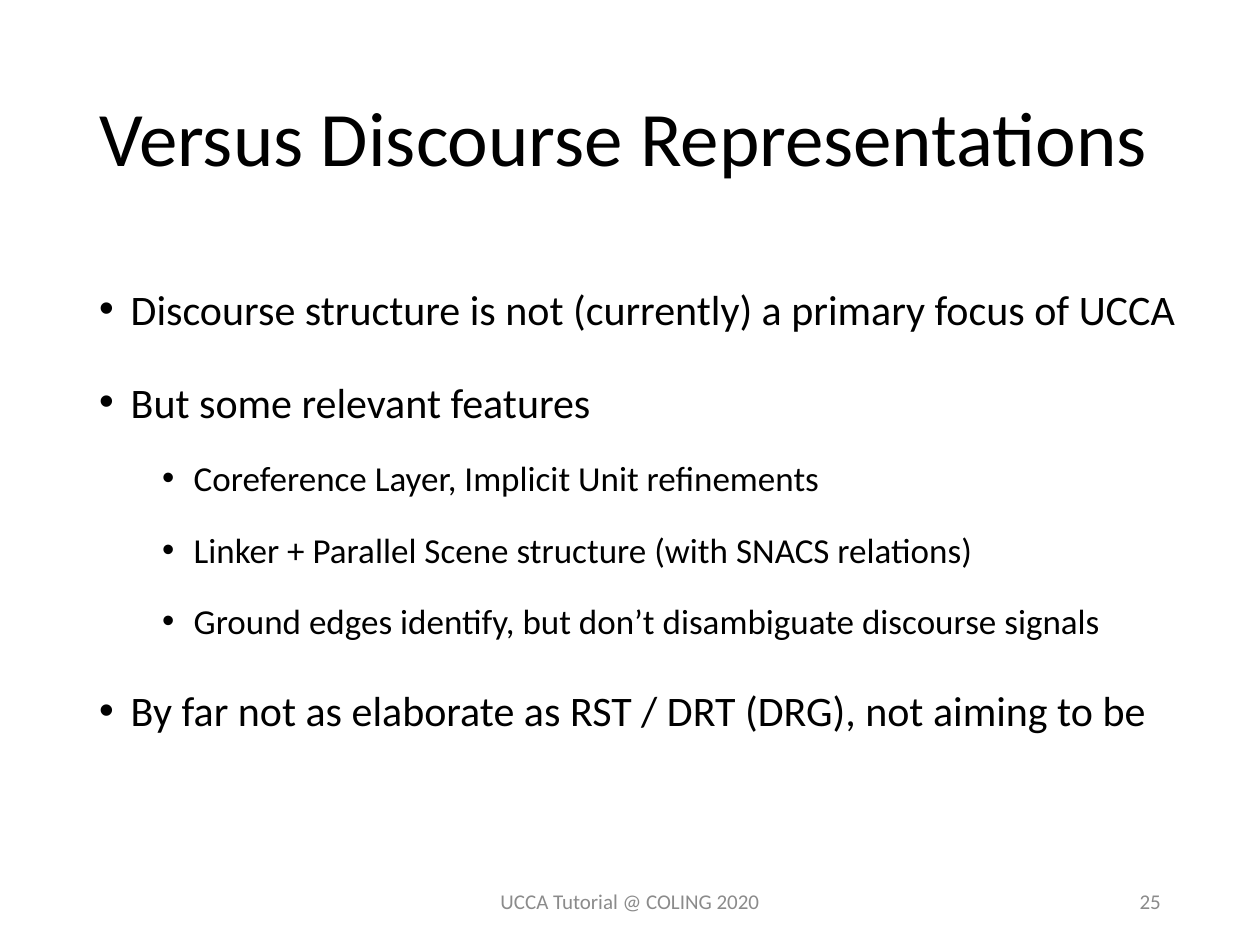
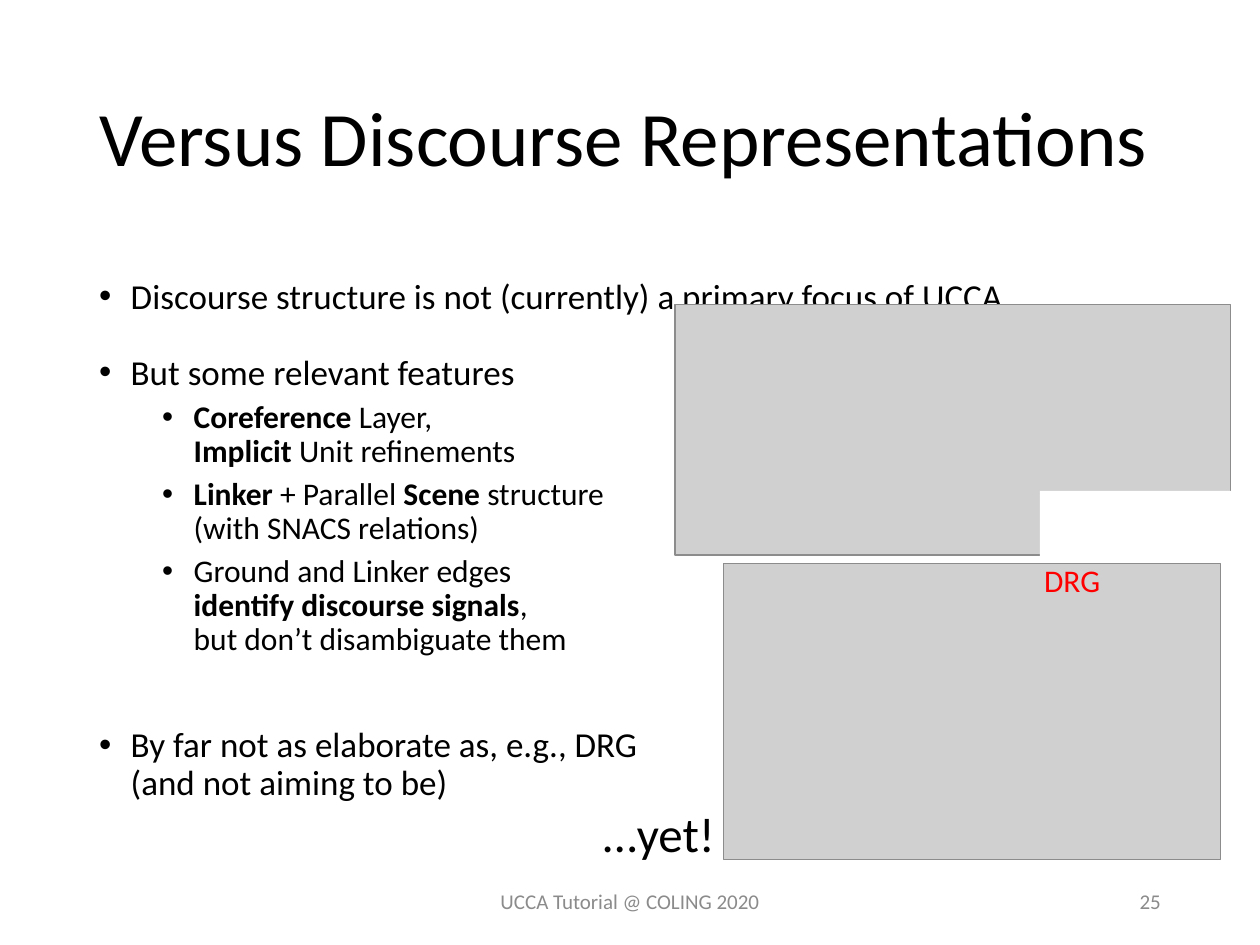
Before and after one commit to UniversalConceptualCognitiveAnnotation/tutorial, a slide deck: slide 25 of UCCA Extensions Comparison.pptx. Drawn at 1260x945 pixels with LibreOffice and Linux fonts; fonts in the diff are those of the drawing; grey boxes stand for pictures. Boxes give left, top, right and bottom in pixels: in the first picture for what was removed or moved away, otherwise in the second. Text is boxed around its words. In the diff, an @@ line names an element or a change of style, - is before the commit and + after.

```diff
--- a/UCCA Extensions Comparison.pptx
+++ b/UCCA Extensions Comparison.pptx
@@ text at (x1=131, y1=280, x2=1002, y2=543): size 24 to 20 pt in "Discourse structure is not (currently) a primary ...", "But some relevant features"; size 20 to 18 pt in "Coreference Layer, Implicit Unit refinements", "Linker + Parallel Scene structure (with SNACS ..."; bold on in "Coreference Implicit", "Linker Scene"; line spacing 1.5 to 1.4; line spacing 1.5 to 0.9 @@
@@ picture added at (x1=675, y1=305, x2=1231, y2=556) @@
@@ rectangle added at (x1=1040, y1=491, x2=1231, y2=563), fill #FFFFFF @@
@@ text at (x1=131, y1=560, x2=715, y2=860): text changed; size 20 to 18 pt @@
-  • Ground edges identify, but don’t disambiguate discourse signals
-• By far not as elaborate as RST / DRT (DRG), not aiming to be
+  • Ground and Linker edges
+    identify discourse signals,
+    but don’t disambiguate them
+• By far not as elaborate as, e.g., DRG
+  (and not aiming to be)
+…yet!
@@ picture added at (x1=723, y1=563, x2=1220, y2=859) @@
@@ text added at (x1=1044, y1=571, x2=1100, y2=592), 18 pt, text #FF0000 @@
+DRG
```
Also in this commit, not shown: 18 other slides changed, 1 slide added, 1 other file.
